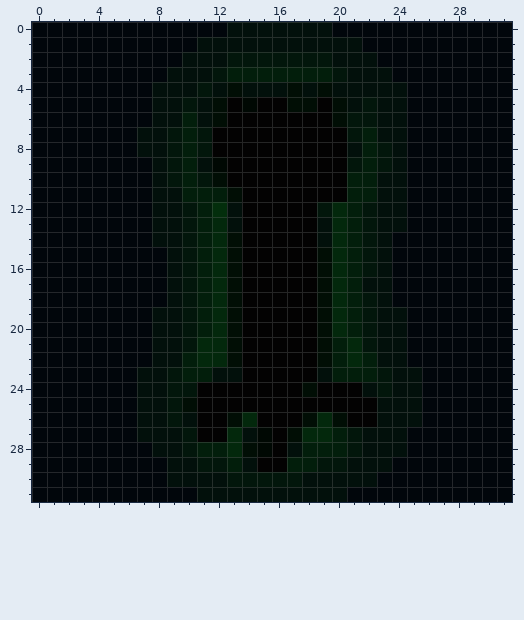
One commit to this pixel-art sprite: src/main/resources/assets/technomagi/textures/knowledge/entityCreeper.png. The picture above is the old version.
The file is 32x32 pixels. Colours within 5 levels of each other are drawn and written as one.
Now the later version:
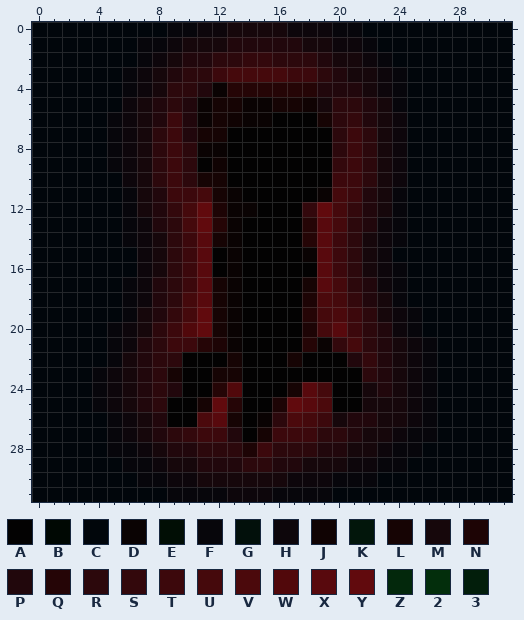
Palette (. is transparent): A #030202  B #000803  C #01060b  D #0a0303  E #010e05  F #07060b  G #02100b  H #0d060b  J #100303  K #02160b  L #160404  M #16070b  N #1d0405  P #21070c  Q #250506  R #2c080c  S #33080c  T #3c080c  U #45090c  V #4b090c  W #51080b  X #58090d  Y #610a0d  Z #03280c  2 #032e0c  3 #021e0b
The edit:
{"y":0,"x":9,"old":"CCCCGGGGGGGCC","new":"FFHHMMMMHHHFF"}
{"y":1,"x":7,"old":"CCCCGGGGGGGGGGGC","new":"FFHMMMPPPPPMMHHF"}
{"y":2,"x":7,"old":"CCCGGGKKKKKKKGGGC","new":"FHMPPRRSSRRRPMMHF"}
{"y":3,"x":6,"old":"CCCGGGK3333333KGGGC","new":"FHMPRRTUUUUTTRPMMHF"}
{"y":4,"x":6,"old":"CCGGGKGEGGGEGEGGGGG","new":"FHMRRPDQQQQQQPPPMHF"}
{"y":5,"x":6,"old":"CCGGKGEABAAEEAEGKGG","new":"HMPRPDLLDDLLJMRRPMF"}
{"y":6,"x":5,"old":"CCCGG3GEAAA","new":"FHMPTPDLJDD"}
{"y":6,"x":19,"old":"AEKKGG","new":"LRSPMH"}
{"y":7,"x":5,"old":"CCGGK3KA","new":"FHMRTPLL"}
{"y":7,"x":20,"old":"AK3GG","new":"RTRMH"}
{"y":8,"x":5,"old":"CCGGK3KA","new":"FHMRTRDD"}
{"y":8,"x":20,"old":"AG3KG","new":"RTRMH"}
{"y":9,"x":5,"old":"CCCGK3GB","new":"FHMRTRAJ"}
{"y":9,"x":20,"old":"AK3KG","new":"STRMH"}
{"y":10,"x":6,"old":"CCGK3KE","new":"HMRTRLL"}
{"y":10,"x":20,"old":"A33GG","new":"TTRMH"}
{"y":11,"x":6,"old":"CCGG333E","new":"FMPTTULD"}
{"y":11,"x":19,"old":"AA33GG","new":"DUTPMF"}
{"y":12,"x":6,"old":"CCGGK32GA","new":"FMPSUYNDD"}
{"y":12,"x":18,"old":"AKZ3KGG","new":"SYUSPMF"}
{"y":13,"x":6,"old":"CCGGK3ZG","new":"FHPRUYQD"}
{"y":13,"x":18,"old":"AGZ3KGG","new":"QXURPHF"}
{"y":14,"x":6,"old":"CCGGK3ZE","new":"FHMRTXLD"}
{"y":14,"x":18,"old":"AGZ3KGC","new":"QXTRMHF"}
{"y":15,"x":7,"old":"CCGK3ZE","new":"HMRTXAD"}
{"y":15,"x":18,"old":"AEZ3KG","new":"DXTRMH"}
{"y":16,"x":7,"old":"CCGK3ZE","new":"HMRTXAD"}
{"y":16,"x":19,"old":"EZ3KGC","new":"XTRMHF"}
{"y":17,"x":6,"old":"CCCGK3ZE","new":"FHPRTXLD"}
{"y":17,"x":18,"old":"AEZ3GGC","new":"LXURPHF"}
{"y":18,"x":6,"old":"CCCGK3ZE","new":"FHPRUXLD"}
{"y":18,"x":18,"old":"AEZ3KGC","new":"NVUSPMF"}
{"y":19,"x":6,"old":"CCGGK3ZE","new":"FMPSUYLD"}
{"y":19,"x":18,"old":"AEZ3KGGC","new":"QUVTRMHF"}
{"y":20,"x":5,"old":"CCCGGK3ZE","new":"FHMRTWYLD"}
{"y":20,"x":18,"old":"AEZ3KGGC","new":"NUXTRPHF"}
{"y":21,"x":5,"old":"CCCGGKZZE","new":"FHPRTTQND"}
{"y":21,"x":18,"old":"AE3ZKGGCC","new":"QDSURPMHF"}
{"y":22,"x":5,"old":"CCCGG3ZZE","new":"FMPRRAAAL"}
{"y":22,"x":17,"old":"A","new":"L"}
{"y":22,"x":19,"old":"E3Z3GGCC","new":"AAPSPMHF"}
{"y":23,"x":4,"old":"CCCGGK33GG","new":"FHMPRLAALL"}
{"y":23,"x":19,"old":"G333KGGC","new":"AAARPMHF"}
{"y":24,"x":4,"old":"CCCGGKK","new":"FHMPRPA"}
{"y":24,"x":12,"old":"AA","new":"QW"}
{"y":24,"x":17,"old":"AEA","new":"LXU"}
{"y":24,"x":22,"old":"GKGGC","new":"MPMHF"}
{"y":25,"x":4,"old":"CCCGGKEAAA","new":"FHMPRAALYQ"}
{"y":25,"x":16,"old":"AAAA","new":"NYXV"}
{"y":25,"x":22,"old":"AGGGC","new":"MMMHF"}
{"y":26,"x":5,"old":"CCGGKGAAEZAAAEZEAAGGGC","new":"FHMPAAVXLADRVUTMPPMMHF"}
{"y":27,"x":5,"old":"CCGGGKAAZGBAEZZ3KGGGCC","new":"FHMPRSTTPALTTTRRPMMHFF"}
{"y":28,"x":5,"old":"CCCGGK33ZEBAG333KGGGC","new":"FFHMPPRRRNTRRRPPMMHFF"}
{"y":29,"x":6,"old":"CCCGGKK3GAA33KKGGGC","new":"FFHMMPPPRRPPMMMHHFF"}
{"y":30,"x":7,"old":"CCGGGGKKKKKGGGGG","new":"FFHHMMMMMMHHHFFF"}
{"y":31,"x":9,"old":"CCGGGGGGGGGG","new":"FFFFHHHFFFFC"}
